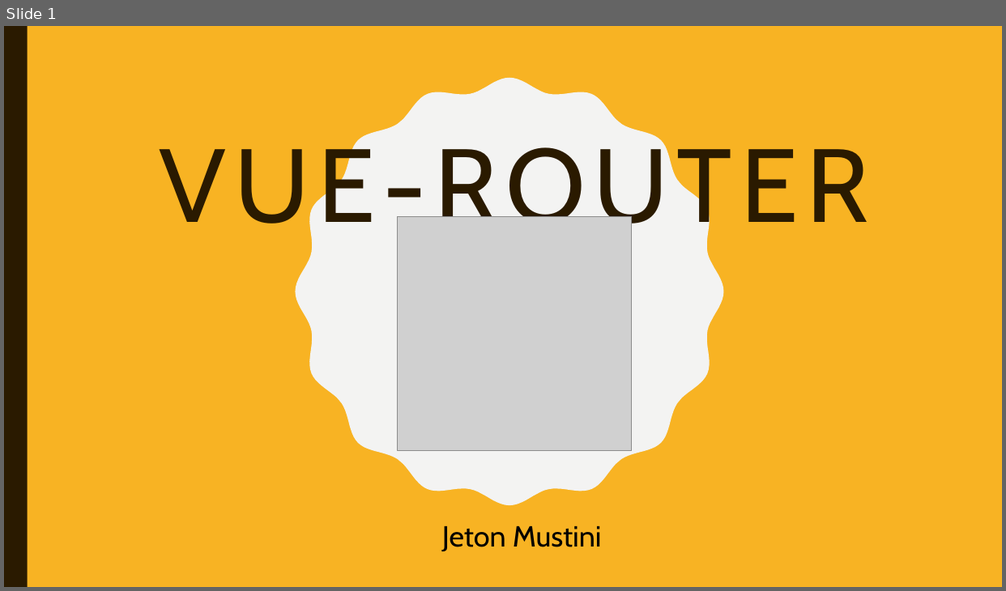
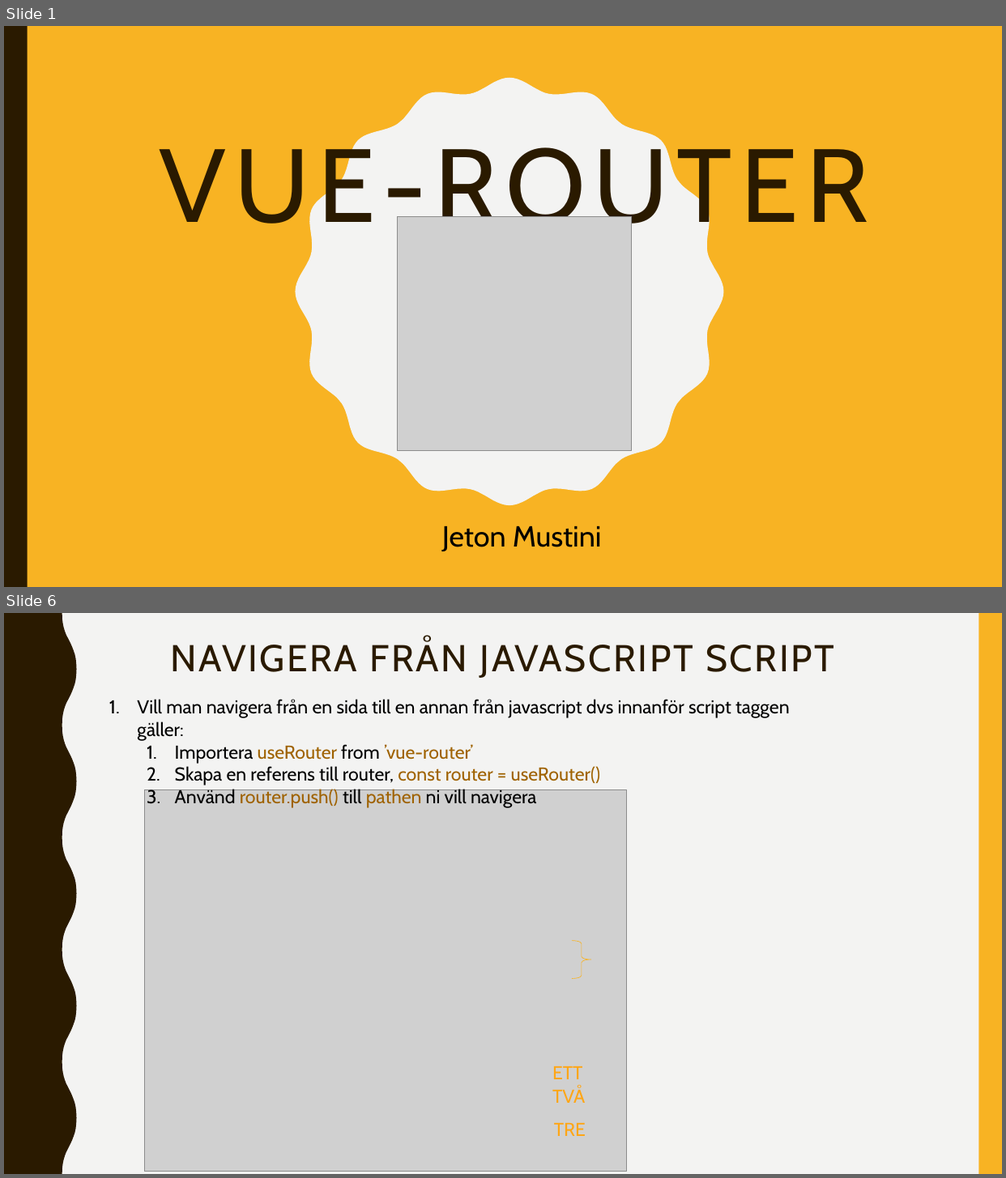
Before and after one commit to abbjetmus/programmering, a slide deck: Vue/Vue-Router.pptx. Shown one above the other, each under a label of ours: slide 1 before the commit, slides 1 and 6 after it; the slides between them are not shown. The pictures are 1006x591 and 1006x1178 pixels, drawn with LibreOffice and Linux fonts; fonts in the diff are those of the drawing; grey boxes stand for pictures. Boxes give left, top, right and bottom in pixels: in the first picture for what was removed or moved away, otherwise in the second. Text is boxed around its words. In the diff, an @@ line names an element or a change of style, - is before the commit and + after.

```diff
--- a/Vue/Vue-Router.pptx
+++ b/Vue/Vue-Router.pptx
@@ slide 6 added at [4, 613, 1002, 1174], background #F3F3F2 @@
@@ freeform shape added at [4, 613, 77, 1174], fill #2A1A00 @@
@@ rectangle added at [978, 613, 1002, 1174], fill #F8B323 @@
@@ title added at [170, 640, 834, 678], 36 pt, text #2A1A00 @@
+NAVIGERA FRÅN JAVASCRIPT SCRIPT
@@ text added at [137, 699, 790, 808], 18 pt, text #000000 @@
+1. Vill man navigera från en sida till en annan från javascript dvs innanför script taggen gäller:
+  1. Importera useRouter from ’vue-router’
+  2. Skapa en referens till router, const router = useRouter()
+  3. Använd router.push() till pathen ni vill navigera
@@ picture added at [145, 790, 627, 1171] @@
@@ right brace added at [572, 941, 592, 979], outline #F8B323 0.5 pt @@
@@ text added at [552, 1067, 582, 1080], 18 pt, text #FFA615 @@
+ETT
@@ text added at [552, 1087, 585, 1103], 18 pt, text #FFA615 @@
+TVÅ
@@ text added at [554, 1123, 586, 1136], 18 pt, text #FFA615 @@
+TRE
```
Also in this commit, not shown: 3 slides changed, 3 other slides added, 4 slides removed.
